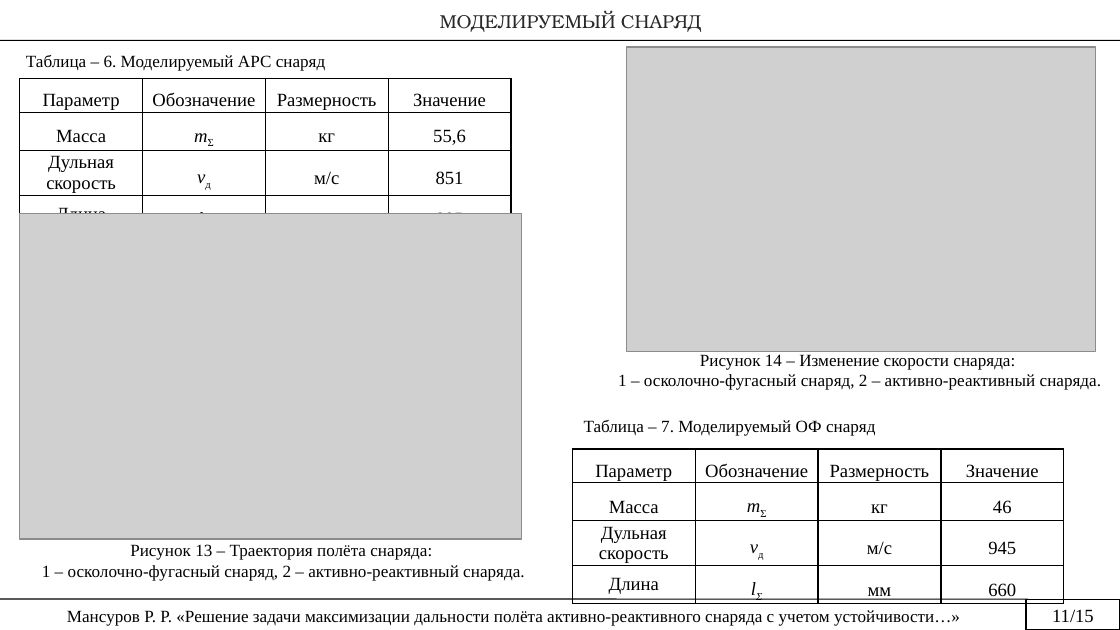
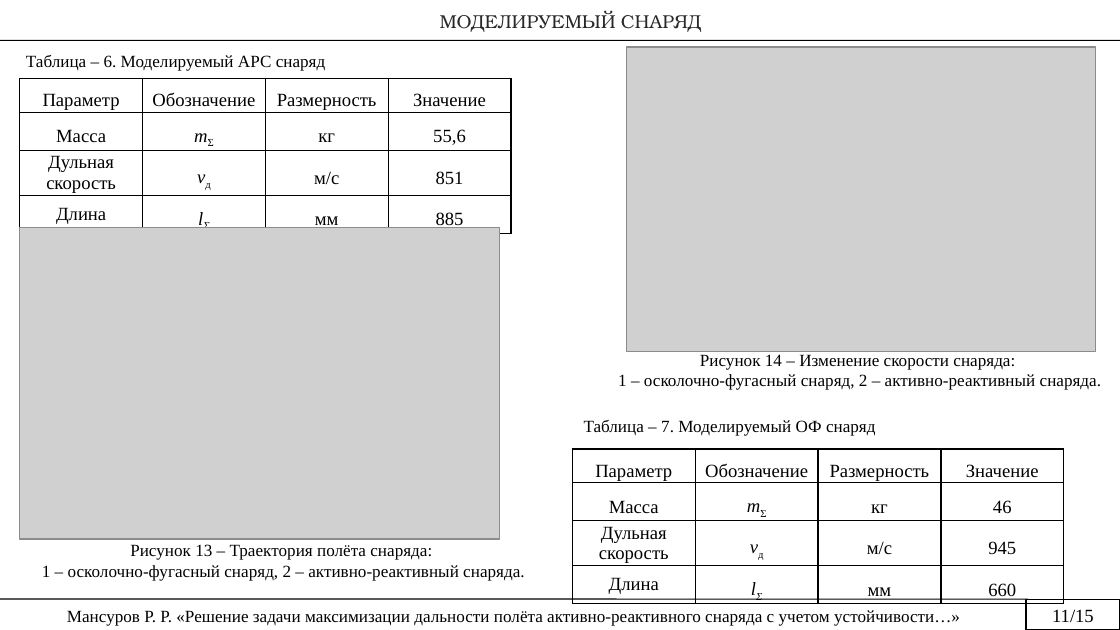
Before and after one commit to rustam-mansurov/cats, a slide deck: slide 11 of Конференции/Icoc/ICOC 2023 Мансуров.pptx. Drawn at 1120x630 pixels with LibreOffice and Linux fonts; fonts in the diff are those of the drawing; grey boxes stand for pictures. Boxes give left, top, right and bottom in pixels: in the first picture for what was removed or moved away, otherwise in the second. Text is boxed around its words. In the diff, an @@ line names an element or a change of style, - is before the commit and + after.

```diff
--- a/Конференции/Icoc/ICOC 2023 Мансуров.pptx
+++ b/Конференции/Icoc/ICOC 2023 Мансуров.pptx
@@ table: place and size @@
-table at [20, 78, 513, 218]
+table at [20, 78, 513, 234]
@@ picture: place and size @@
-picture at [20, 213, 522, 539]
+picture at [20, 227, 501, 539]
```
Also in this commit, not shown: 3 other slides changed, 5 other files.
